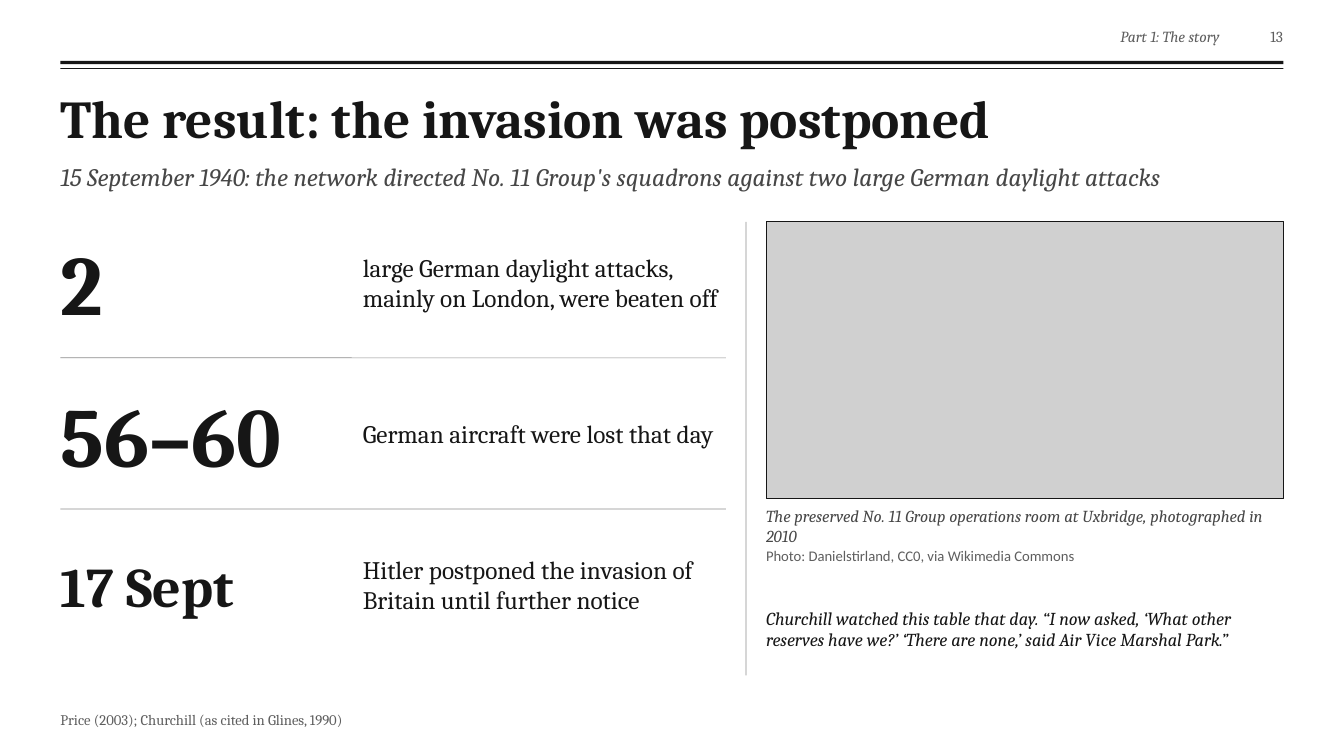
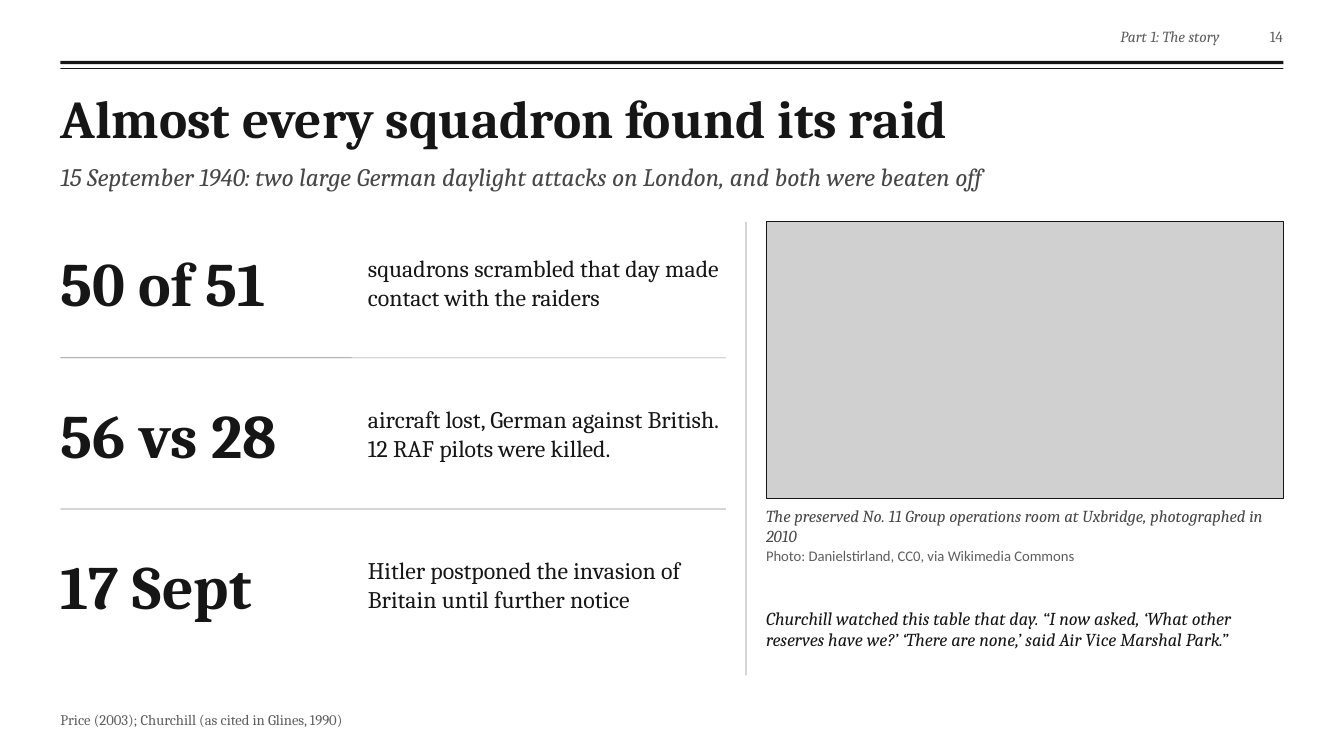
Before and after one commit to fengyiqicoder/fumadocs, a slide deck: slide 14 of dowding-presentation/Dowding_Effective_Communication.pptx (slide 13 before the commit). Drawn at 1344x756 pixels with LibreOffice and Linux fonts; fonts in the diff are those of the drawing; grey boxes stand for pictures; background and template pictures are left out. Boxes give left, top, right and bottom in pixels: in the first picture for what was removed or moved away, otherwise in the second. Text is boxed around its words. In the diff, an @@ line names an element or a change of style, - is before the commit and + after.

```diff
--- a/dowding-presentation/Dowding_Effective_Communication.pptx
+++ b/dowding-presentation/Dowding_Effective_Communication.pptx
@@ page number at <box>1270,31,1283,42</box>: text changed @@
-13
+14
@@ text at <box>60,100,947,149</box>: text changed @@
-The result: the invasion was postponed
+Almost every squadron found its raid
@@ text at <box>60,168,981,192</box>: text changed @@
-15 September 1940: the network directed No. 11 Group's squadrons against two large German daylight attacks
+15 September 1940: two large German daylight attacks on London, and both were beaten off
@@ text at <box>60,262,266,307</box>: text changed; size 60 to 44 pt @@
-2
+50 of 51
@@ text at <box>368,260,718,307</box>: text changed; size 18 to 17 pt @@
-large German daylight attacks, mainly on London, were beaten off
+squadrons scrambled that day made contact with the raiders
@@ text at <box>60,416,276,459</box>: text changed; size 60 to 44 pt @@
-56–60
+56 vs 28
@@ text at <box>368,411,720,462</box>: text changed; size 18 to 17 pt @@
-German aircraft were lost that day
+aircraft lost, German against British. 12 RAF pilots were killed.
@@ text "17 Sept" at <box>60,567,252,622</box>: size 40 to 44 pt @@
@@ text "Hitler postponed the invasion of ..." at <box>368,562,680,609</box>: size 18 to 17 pt @@
```
Also in this commit, not shown: 21 other slides changed, 2 slides added, 4 slides removed, 2 other files.
